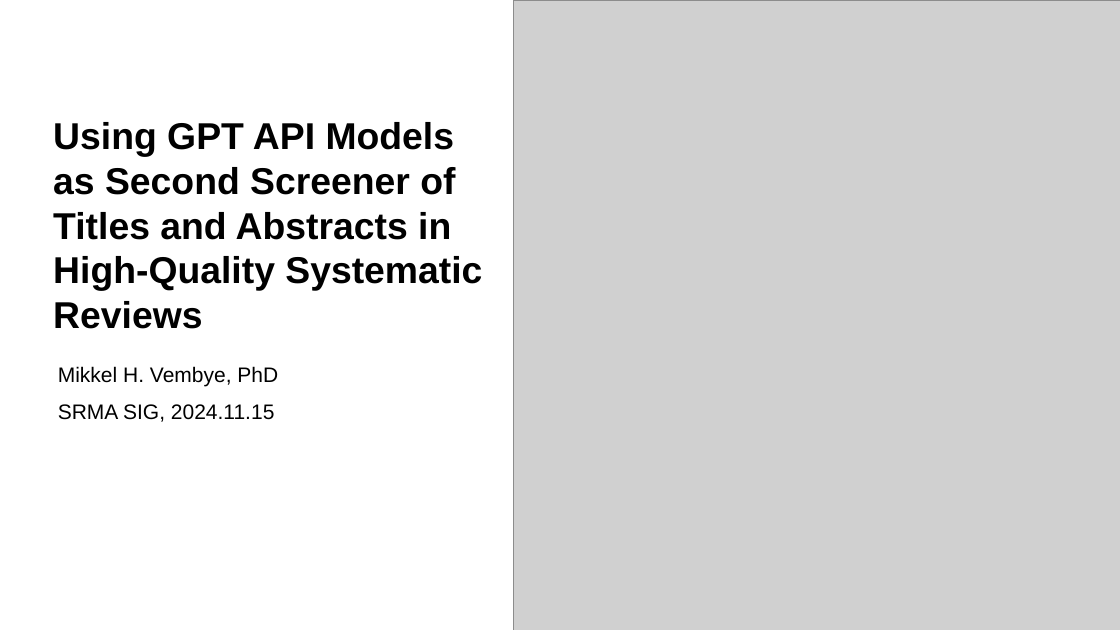
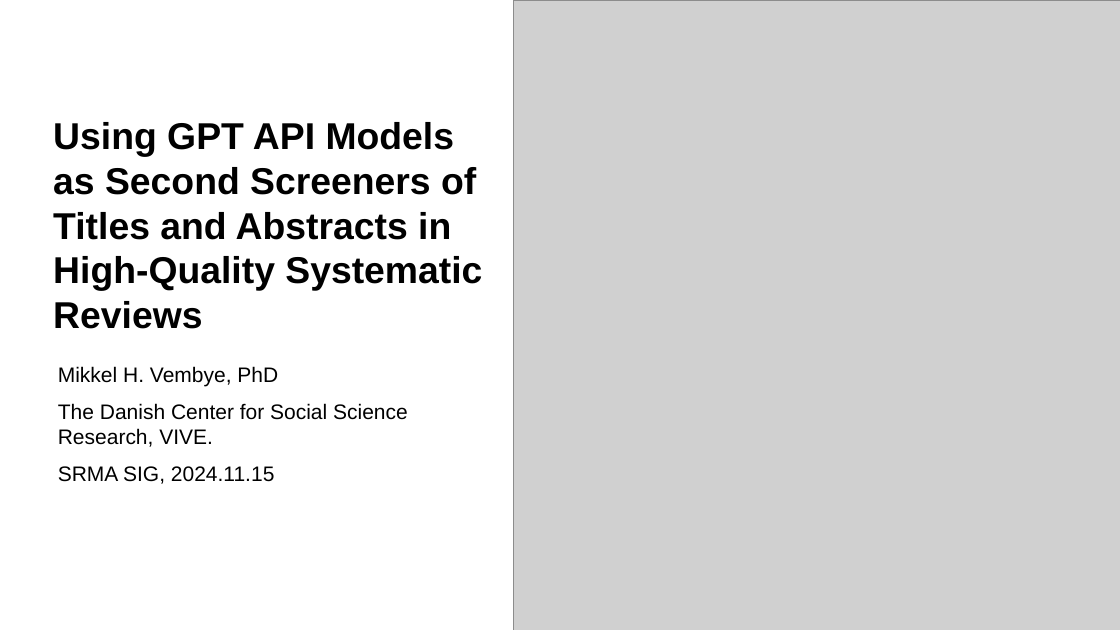
Before and after one commit to MikkelVembye/SRMA-SIG-presentation, a slide deck: slide 1 of SRMA SIG presentation 2024 .potx.pptx. Drawn at 1120x630 pixels with LibreOffice and Linux fonts; fonts in the diff are those of the drawing; grey boxes stand for pictures; background and template pictures are left out. Boxes give left, top, right and bottom in pixels: in the first picture for what was removed or moved away, otherwise in the second. Text is boxed around its words. In the diff, an @@ line names an element or a change of style, - is before the commit and + after.

```diff
--- a/SRMA SIG presentation 2024 .potx.pptx
+++ b/SRMA SIG presentation 2024 .potx.pptx
@@ title at <box>53,122,482,329</box>: text changed @@
-Using GPT API Models as Second Screener of Titles and Abstracts in High-Quality Systematic Reviews
+Using GPT API Models as Second Screeners of Titles and Abstracts in High-Quality Systematic Reviews
@@ text at <box>58,403,408,447</box>: paragraph added @@
+The Danish Center for Social Science Research, VIVE.
```
Also in this commit, not shown: 8 other slides changed, 2 slides added, 1 slide removed.
